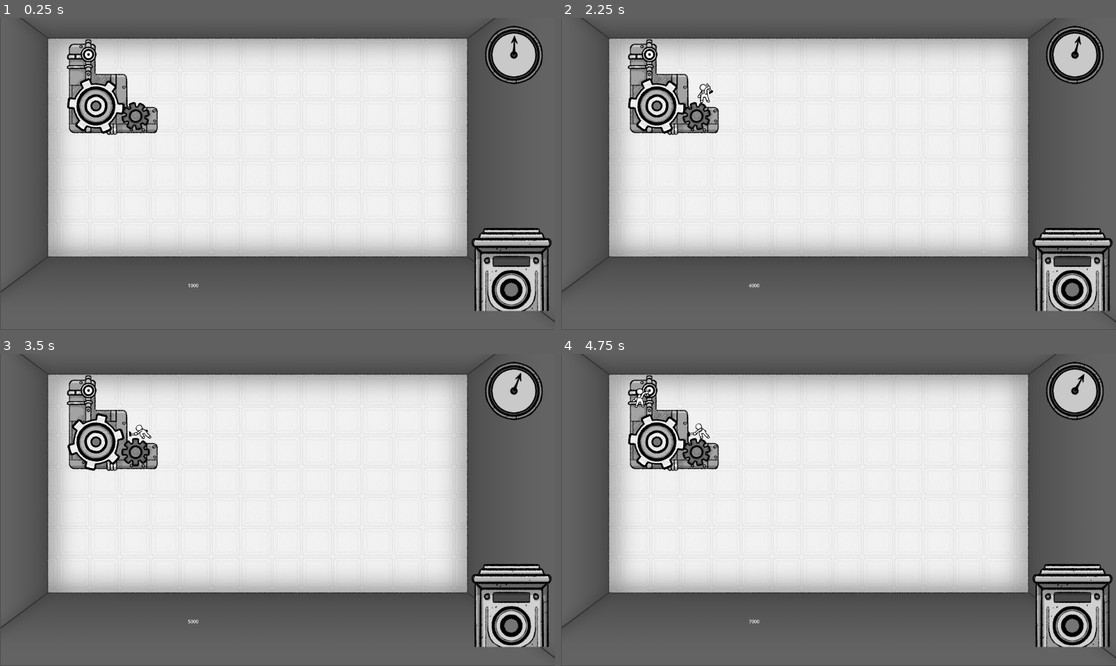
Above: before the commit, frames 1-4 (two rows, left to right).
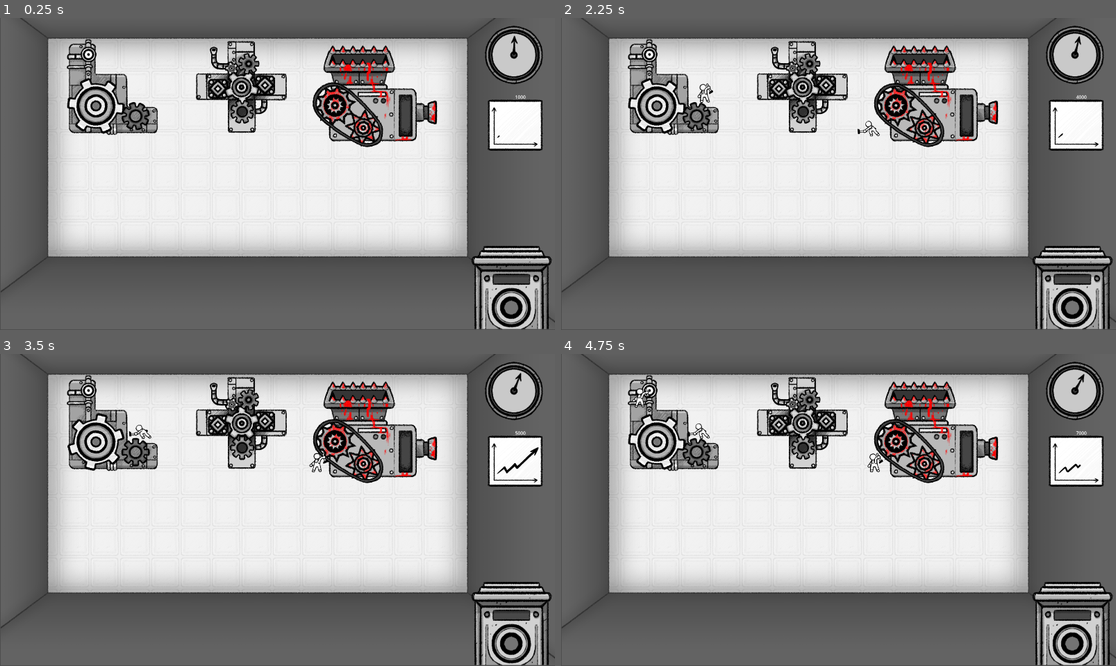
Above: after the commit, the same moments.

Repository: Aeropulu/LaHordeJam
Game: Godot game, scene res://scenes/usine.tscn
Same seed, same stepped clock (60 frames per second), same inputs: the game is played once before the commit and once after it. Sound files missing from this copy of the repository are replaced by a short silence.
Inputs (mouse positions are in pixels of both pictures, inside the frame that each line leads up to):
- Up to frame 1 (0.25 s): no input
- Up to frame 2 (2.25 s): tap Enter (ui_accept) at 0.5, 0.77, 1.52 s; move the mouse to (672, 89) at 0.52 s; press the mouse at (672, 89) at 0.53 s; hold Right (ui_right) 0.53-2.03 s; move the mouse to (727, 189) at 1.27 s; release the mouse at (727, 189) at 1.28 s; click (727, 189) at 1.35 s; move the mouse to (894, 105) at 2.02 s; press the mouse at (894, 105) at 2.03 s; hold Left (ui_left) from 2.03 s (still down)
- Up to frame 3 (3.5 s): move the mouse to (249, 572) at 2.77 s; release Left (ui_left) at 2.78 s; release the mouse at (249, 572) at 2.78 s; hold Right (ui_right) from 2.78 s (still down); click (249, 572) at 2.85 s; tap Enter (ui_accept) at 3.02 s
- Up to frame 4 (4.75 s): move the mouse to (1005, 556) at 3.52 s; press the mouse at (1005, 556) at 3.53 s; tap Enter (ui_accept) at 3.77, 4.52 s; move the mouse to (672, 463) at 4.27 s; release Right (ui_right) at 4.28 s; release the mouse at (672, 463) at 4.28 s; hold Left (ui_left) from 4.28 s (still down); click (672, 463) at 4.35 s

The runs differ from the first frame. In frame 1, 12% of the frame differs, in the area x 33-100%, y 7-100%; in frame 2, 12%; in frame 3, 12%; in frame 4, 12%.

Commit message:
added pointeuse et score board

Diff:
--- /dev/null
+++ b/scenes/Pointeuse.gd
@@ -0,0 +1,26 @@
+extends Node2D
+
+
+# Called when the node enters the scene tree for the first time.
+func _ready():
+	$pointer.visible = false
+
+
+# Called every frame. 'delta' is the elapsed time since the previous frame.
+func _process(delta):
+	pass
+
+func launch_journey():
+	$pointer.visible = true
+	$pointer.play()
+	$pointerSFX.play()
+	await $pointerSFX.finished
+	$ding.play()
+
+func _on_area_2d_input_event(viewport, event, shape_idx):
+	if event is InputEventMouseButton and event.pressed:
+		launch_journey()
+
+
+func _on_pointer_animation_finished():
+	$pointer.visible = false
--- a/scenes/Profit.gd
+++ b/scenes/Profit.gd
@@ -20,6 +20,7 @@
 func _unhandled_input(event):
 	if event is InputEventMouseButton and event.pressed:
 		generate_profit(1000)
+		pass
 
 
 # Called every frame. 'delta' is the elapsed time since the previous frame.
--- a/scenes/usine.tscn
+++ b/scenes/usine.tscn
@@ -29,6 +29,7 @@
 [ext_resource type="PackedScene" uid="uid://el5tjscnme0r" path="res://scenes/broyeuse.tscn" id="27_uthxa"]
 [ext_resource type="Texture2D" uid="uid://qksd5hwth1wt" path="res://assets/sprites/UI/hand.png" id="28_fnqka"]
 [ext_resource type="Texture2D" uid="uid://djp7y4vqdng4k" path="res://assets/sprites/UI/pointeuse/pointeuse.png" id="29_blibx"]
+[ext_resource type="Script" path="res://scenes/Pointeuse.gd" id="29_k2v45"]
 [ext_resource type="Texture2D" uid="uid://ugunavtyvgie" path="res://assets/sprites/UI/pointeuse/pointeuse00000.png" id="30_1dcjx"]
 [ext_resource type="Texture2D" uid="uid://b2ny0xtsy7bvm" path="res://assets/sprites/UI/pointeuse/pointeuse00001.png" id="31_mauqa"]
 [ext_resource type="Texture2D" uid="uid://betkqxxlpds6s" path="res://assets/sprites/UI/pointeuse/pointeuse00002.png" id="32_cj51w"]
@@ -39,6 +40,20 @@
 [ext_resource type="Texture2D" uid="uid://bmyg8a1ipl8ea" path="res://assets/sprites/UI/pointeuse/pointeuse00007.png" id="37_j0426"]
 [ext_resource type="Texture2D" uid="uid://cp24e7vnbwfob" path="res://assets/sprites/UI/pointeuse/pointeuse00008.png" id="38_y1u2f"]
 [ext_resource type="Texture2D" uid="uid://c72b5htqtcf8j" path="res://assets/sprites/UI/pointeuse/pointeuse00009.png" id="39_gmch1"]
+[ext_resource type="AudioStream" uid="uid://bdq8dsijce7u7" path="res://assets/sfx/47046__lonemonk__single-electric-typewriter-carriage-return.wav" id="41_5nb36"]
+[ext_resource type="AudioStream" uid="uid://rnxbe0wvcqeq" path="res://assets/sfx/611112__5ro4__bell-ding-2.wav" id="42_2puvo"]
+[ext_resource type="Texture2D" uid="uid://ccwkadeiwukm0" path="res://assets/sprites/UI/market/market.png" id="43_7ldwn"]
+[ext_resource type="Texture2D" uid="uid://bfpvwcmtbo0jp" path="res://assets/sprites/UI/market/market00000.png" id="44_28frl"]
+[ext_resource type="Texture2D" uid="uid://dvv14oqb8mpox" path="res://assets/sprites/UI/market/market00001.png" id="45_2yg47"]
+[ext_resource type="Texture2D" uid="uid://cim84eyb54l16" path="res://assets/sprites/UI/market/market00002.png" id="46_qmlrl"]
+[ext_resource type="Texture2D" uid="uid://brr4nbuas1x3g" path="res://assets/sprites/UI/market/market00003.png" id="47_wkt51"]
+[ext_resource type="Texture2D" uid="uid://bcisr56gvt6ga" path="res://assets/sprites/UI/market/market00004.png" id="48_yncsk"]
+[ext_resource type="Texture2D" uid="uid://c2cbi5c0nm08k" path="res://assets/sprites/UI/market/market00005.png" id="49_0nc4d"]
+[ext_resource type="Texture2D" uid="uid://0vhx5vcr72na" path="res://assets/sprites/UI/market/market00006.png" id="50_kgojq"]
+[ext_resource type="Texture2D" uid="uid://1h1in0elv23d" path="res://assets/sprites/UI/market/market00007.png" id="51_lne2w"]
+[ext_resource type="Texture2D" uid="uid://bsvcaxgf0rkfu" path="res://assets/sprites/UI/market/market00008.png" id="52_hseva"]
+[ext_resource type="Texture2D" uid="uid://bnihiejo1jstw" path="res://assets/sprites/UI/market/market00009.png" id="53_xhokx"]
+[ext_resource type="Texture2D" uid="uid://cwpx315xj1umg" path="res://assets/sprites/UI/market/market00010.png" id="54_4tftg"]
 
 [sub_resource type="RectangleShape2D" id="RectangleShape2D_v54bu"]
 size = Vector2(338, 326)
@@ -134,6 +149,50 @@
 "loop": false,
 "name": &"default",
 "speed": 12.0
+}]
+
+[sub_resource type="RectangleShape2D" id="RectangleShape2D_xcl7e"]
+size = Vector2(292, 324)
+
+[sub_resource type="SpriteFrames" id="SpriteFrames_maoun"]
+animations = [{
+"frames": [{
+"duration": 1.0,
+"texture": ExtResource("44_28frl")
+}, {
+"duration": 1.0,
+"texture": ExtResource("45_2yg47")
+}, {
+"duration": 1.0,
+"texture": ExtResource("46_qmlrl")
+}, {
+"duration": 1.0,
+"texture": ExtResource("47_wkt51")
+}, {
+"duration": 1.0,
+"texture": ExtResource("48_yncsk")
+}, {
+"duration": 1.0,
+"texture": ExtResource("49_0nc4d")
+}, {
+"duration": 1.0,
+"texture": ExtResource("50_kgojq")
+}, {
+"duration": 1.0,
+"texture": ExtResource("51_lne2w")
+}, {
+"duration": 1.0,
+"texture": ExtResource("52_hseva")
+}, {
+"duration": 1.0,
+"texture": ExtResource("53_xhokx")
+}, {
+"duration": 1.0,
+"texture": ExtResource("54_4tftg")
+}],
+"loop": true,
+"name": &"default",
+"speed": 6.0
 }]
 
 [node name="Usine" type="Node2D"]
@@ -188,13 +247,11 @@
 position = Vector2(389, 239)
 
 [node name="Machine2" parent="." instance=ExtResource("26_uqcj8")]
-visible = false
-position = Vector2(1479, -846)
+position = Vector2(835, 239)
 machine_type = 1
 
 [node name="Machine3" parent="." instance=ExtResource("27_uthxa")]
-visible = false
-position = Vector2(2009, -856)
+position = Vector2(1297, 271)
 machine_type = 2
 
 [node name="Background" type="Sprite2D" parent="."]
@@ -203,7 +260,7 @@
 texture = ExtResource("23_8vdtw")
 
 [node name="Profit" type="Node2D" parent="."]
-position = Vector2(650, 914)
+position = Vector2(1782, 262)
 script = ExtResource("24_vxwht")
 
 [node name="profitSFX" type="AudioStreamPlayer2D" parent="Profit"]
@@ -225,7 +282,8 @@
 offset = Vector2(0, -32)
 
 [node name="Pointeuse" type="Node2D" parent="."]
-position = Vector2(1770, 870)
+position = Vector2(1770, 932)
+script = ExtResource("29_k2v45")
 
 [node name="background" type="Sprite2D" parent="Pointeuse"]
 texture = ExtResource("29_blibx")
@@ -237,8 +295,32 @@
 frame = 9
 frame_progress = 1.0
 
+[node name="Area2D" type="Area2D" parent="Pointeuse"]
+
+[node name="CollisionShape2D" type="CollisionShape2D" parent="Pointeuse/Area2D"]
+shape = SubResource("RectangleShape2D_xcl7e")
+
+[node name="pointerSFX" type="AudioStreamPlayer2D" parent="Pointeuse"]
+stream = ExtResource("41_5nb36")
+
+[node name="ding" type="AudioStreamPlayer2D" parent="Pointeuse"]
+stream = ExtResource("42_2puvo")
+
+[node name="Market" type="Node2D" parent="."]
+position = Vector2(1783, 371)
+
+[node name="Sprite2D" type="Sprite2D" parent="Market"]
+texture = ExtResource("43_7ldwn")
+
+[node name="AnimatedSprite2D" type="AnimatedSprite2D" parent="Market"]
+sprite_frames = SubResource("SpriteFrames_maoun")
+autoplay = "default"
+frame_progress = 0.411369
+
 [connection signal="input_event" from="MachineA" to="MachineA" method="_on_input_event"]
 [connection signal="input_event" from="MachineB" to="MachineB" method="_on_input_event"]
 [connection signal="timeout" from="MachineB/TextureProgressBar/Timer" to="MachineB/TextureProgressBar" method="_on_timer_timeout"]
+[connection signal="animation_finished" from="Pointeuse/pointer" to="Pointeuse" method="_on_pointer_animation_finished"]
+[connection signal="input_event" from="Pointeuse/Area2D" to="Pointeuse" method="_on_area_2d_input_event"]
 
 [editable path="Machine"]
Not shown, added: assets/sfx/47046__lonemonk__single-electric-typewriter-carriage-return.wav.import
Not shown, added: assets/sfx/611112__5ro4__bell-ding-2.wav.import
Binary file added: assets/sprites/UI/market/market.png
Not shown, added: assets/sprites/UI/market/market.png.import
Binary file added: assets/sprites/UI/market/market00000.png
Not shown, added: assets/sprites/UI/market/market00000.png.import
Binary file added: assets/sprites/UI/market/market00001.png
Not shown, added: assets/sprites/UI/market/market00001.png.import
Binary file added: assets/sprites/UI/market/market00002.png
Not shown, added: assets/sprites/UI/market/market00002.png.import
Binary file added: assets/sprites/UI/market/market00003.png
Not shown, added: assets/sprites/UI/market/market00003.png.import
(and 17 more such lines)
